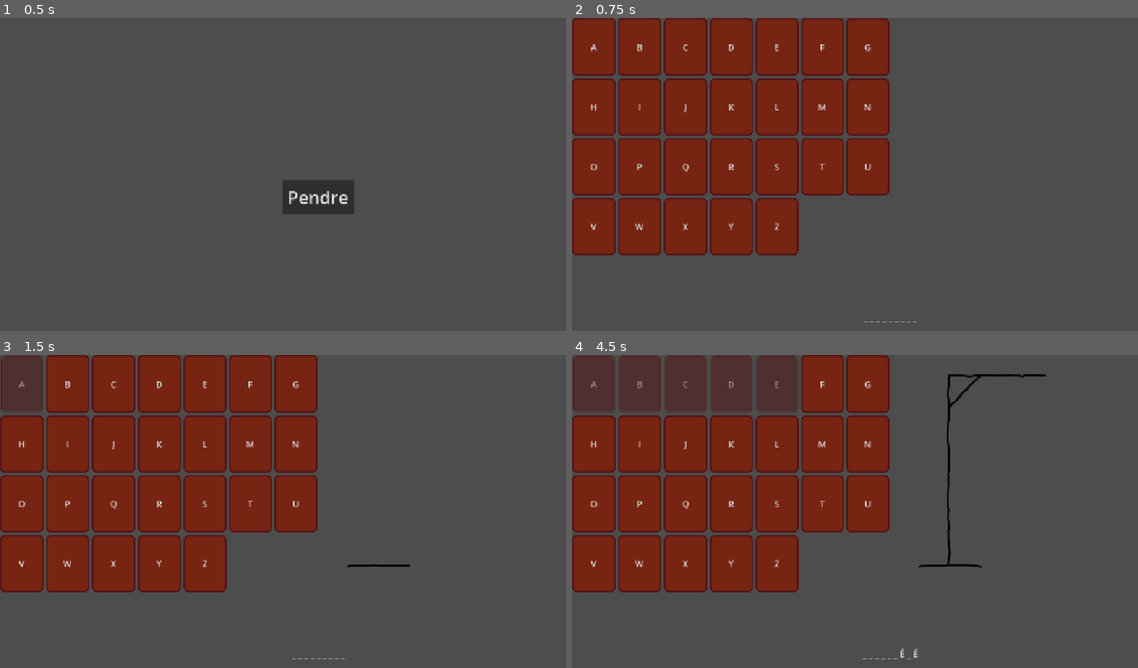
Above: before the commit, frames 1-4 (two rows, left to right).
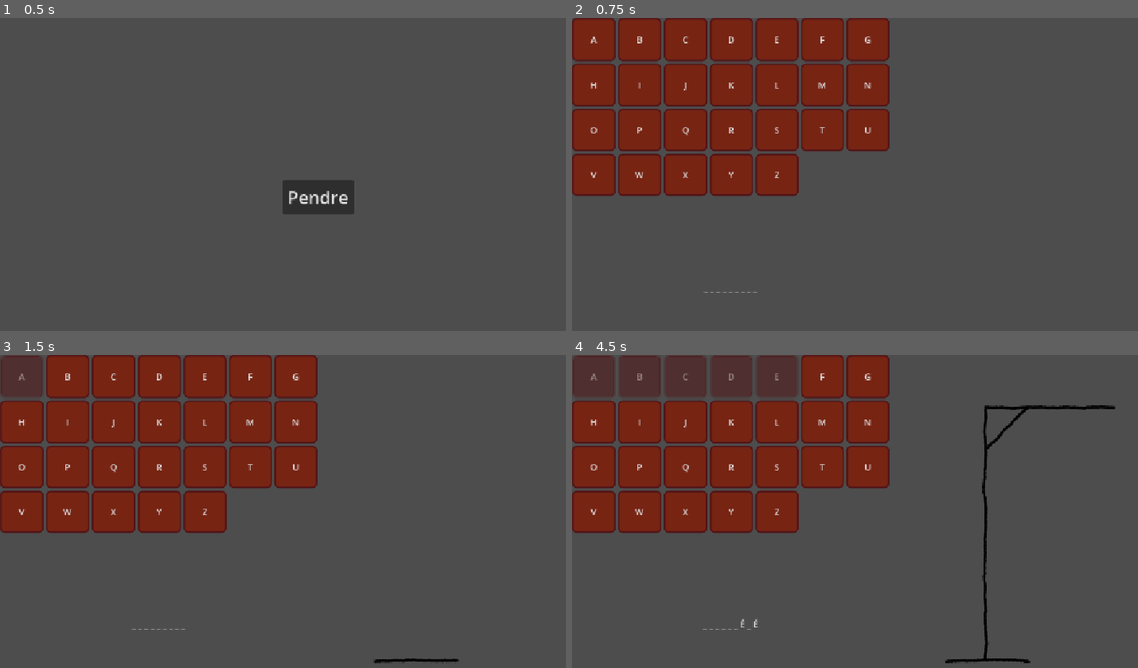
Above: after the commit, the same moments.

Repository: Tchetchouille/Anarchisme-Ludique
Game: Godot game, scene res://OUR_scenes/intro.tscn
Same seed, same stepped clock (60 frames per second), same inputs: the game is played once before the commit and once after it.
Inputs:
- Up to frame 1 (0.5 s): no input
- Up to frame 2 (0.75 s): click "Pendre" at 0.5 s
- Up to frame 3 (1.5 s): click "A" at 1.25 s
- Up to frame 4 (4.5 s): click "B" at 2 s; click "C" at 2.75 s; click "D" at 3.5 s; click "E" at 4.25 s

Frame 1 is identical in both runs. In frame 2, 15% of the frame differs, in the area x 0-61%, y 5-98%; in frame 3, 15%; in frame 4, 17%, in the area x 0-97%, y 5-99%.

Commit message:
Changed main scene layout

Diff:
--- a/le_proprietaire/OUR_scenes/game_scene.tscn
+++ b/le_proprietaire/OUR_scenes/game_scene.tscn
@@ -14,30 +14,31 @@
 grow_vertical = 2
 script = ExtResource("1_b3lu6")
 
-[node name="VBoxContainer" type="VBoxContainer" parent="." unique_id=635485373]
+[node name="HBoxContainer" type="HBoxContainer" parent="." unique_id=439207845]
 layout_mode = 1
 anchors_preset = 15
 anchor_right = 1.0
 anchor_bottom = 1.0
 grow_horizontal = 2
 grow_vertical = 2
-
-[node name="HBoxContainer" type="HBoxContainer" parent="VBoxContainer" unique_id=439207845]
-layout_mode = 2
 size_flags_vertical = 3
 size_flags_stretch_ratio = 2.0
 
-[node name="AllLetters" parent="VBoxContainer/HBoxContainer" unique_id=472253517 instance=ExtResource("1_6cw8a")]
-layout_mode = 2
-
-[node name="Control" type="Control" parent="VBoxContainer/HBoxContainer" unique_id=222808705]
+[node name="VBoxContainer" type="VBoxContainer" parent="HBoxContainer" unique_id=635485373]
 layout_mode = 2
 size_flags_horizontal = 3
 
-[node name="Hangperson" parent="VBoxContainer/HBoxContainer/Control" unique_id=902780941 instance=ExtResource("3_vogqm")]
-position = Vector2(171, 208.00002)
-scale = Vector2(0.6, 0.6)
+[node name="AllLetters" parent="HBoxContainer/VBoxContainer" unique_id=472253517 instance=ExtResource("1_6cw8a")]
+layout_mode = 2
 
-[node name="ChosenWord" parent="VBoxContainer" unique_id=571526054 instance=ExtResource("1_ktn5l")]
+[node name="ChosenWord" parent="HBoxContainer/VBoxContainer" unique_id=571526054 instance=ExtResource("1_ktn5l")]
 layout_mode = 2
 size_flags_vertical = 3
+
+[node name="Control" type="Control" parent="HBoxContainer" unique_id=222808705]
+layout_mode = 2
+size_flags_horizontal = 3
+
+[node name="Hangperson" parent="HBoxContainer/Control" unique_id=902780941 instance=ExtResource("3_vogqm")]
+position = Vector2(260, 322)
+scale = Vector2(0.8, 0.8)
--- a/le_proprietaire/OUR_scenes/scripts/game_scene.gd
+++ b/le_proprietaire/OUR_scenes/scripts/game_scene.gd
@@ -24,8 +24,8 @@
 
 func display_word_dash():
 	var pre_dash = preload("res://text_scenes/dash.tscn")
-	$VBoxContainer/ChosenWord/GridContainer/Center.size_flags_stretch_ratio = len(word)
-	$VBoxContainer/ChosenWord/GridContainer/Center/Label.text = "_ ".repeat(len(word)).strip_edges()
+	$HBoxContainer/VBoxContainer/ChosenWord/GridContainer/Center.size_flags_stretch_ratio = len(word)
+	$HBoxContainer/VBoxContainer/ChosenWord/GridContainer/Center/Label.text = "_ ".repeat(len(word)).strip_edges()
 
 func update_word(char:String):
 	var dico = check_letter_in_word(char)
@@ -39,11 +39,11 @@
 		else :
 			fin_string += "_ "
 	if err:
-		$VBoxContainer/HBoxContainer/Control/Hangperson.advance(erreurs)
+		$HBoxContainer/Control/Hangperson.advance(erreurs)
 		erreurs += 1
 		if erreurs>=n_of_parts:
 			end_game_victoire()
-	$VBoxContainer/ChosenWord/GridContainer/Center/Label.text = fin_string.strip_edges()
+	$HBoxContainer/VBoxContainer/ChosenWord/GridContainer/Center/Label.text = fin_string.strip_edges()
 	if not '_' in fin_string:
 		end_game_perdu()
 
@@ -60,9 +60,9 @@
 
 func end_game_victoire():
 	end_game()
-	$VBoxContainer/ChosenWord/Victory.emitting = true
+	$HBoxContainer/VBoxContainer/ChosenWord/Victory.emitting = true
 
 func end_game():
 	game_ended = true
-	for button in $VBoxContainer/HBoxContainer/AllLetters.get_children():
+	for button in $HBoxContainer/VBoxContainer/AllLetters.get_children():
 		button.disabled = true
